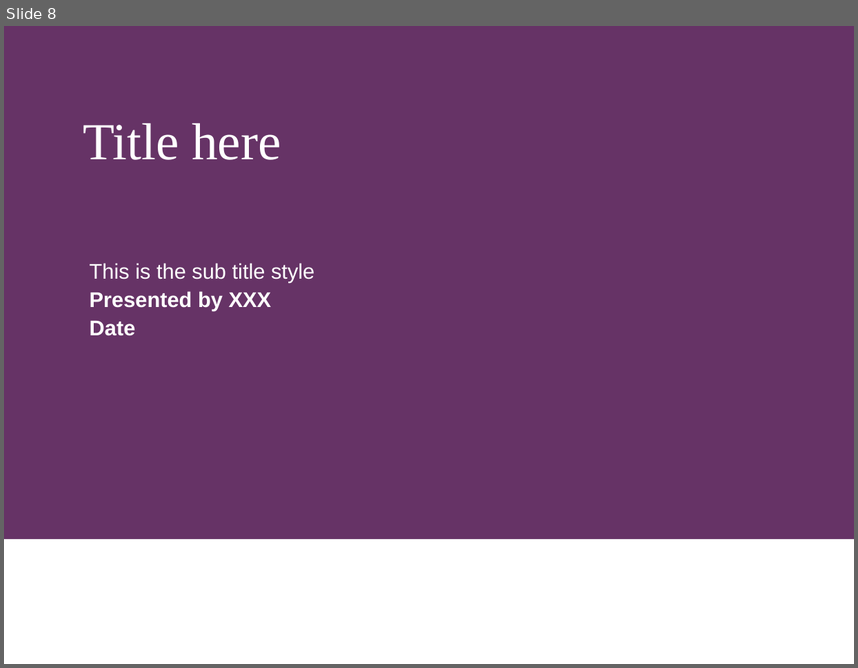
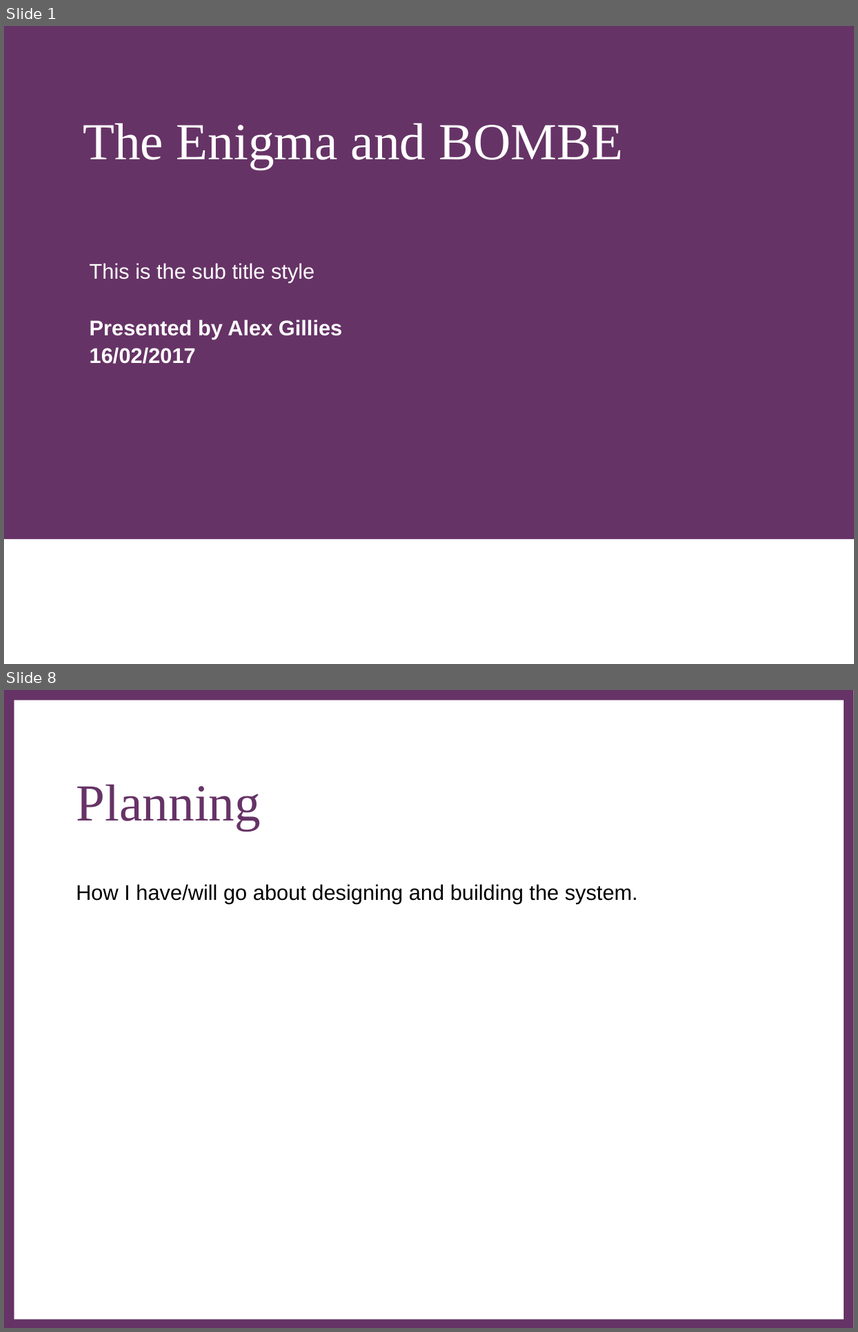
Before and after one commit to br3v1an5/Dissertation-Third-Year, a slide deck: DesignReport/1_PowerpointTemplate.ppt. Shown one above the other, each under a label of ours: slide 8 before the commit, slides 1 and 8 after it; the slides between them are not shown. The pictures are 858x668 and 858x1332 pixels, drawn with LibreOffice and Linux fonts; fonts in the diff are those of the drawing; background and template pictures are left out. Boxes give left, top, right and bottom in pixels: in the first picture for what was removed or moved away, otherwise in the second. Text is boxed around its words. In the diff, an @@ line names an element or a change of style, - is before the commit and + after.

```diff
--- a/DesignReport/1_PowerpointTemplate.ppt
+++ b/DesignReport/1_PowerpointTemplate.ppt
@@ slide 8 added at <box>4,690,854,1328</box>, background #FFFFFF @@
@@ rectangle added at <box>4,690,854,1328</box>, fill #663366, 24 pt, text #663366 @@
+∂
@@ rectangle added at <box>14,700,844,1319</box>, fill #FFFFFF @@
@@ title added at <box>76,784,261,830</box>, 44 pt, text #663366 @@
+Planning
@@ text added at <box>76,884,638,904</box>, 18 pt, text #000000 @@
+How I have/will go about designing and building the system.
@@ what was slide 8 is now slide 1 @@
@@ slide 1 changed as well @@
@@ title at <box>83,123,624,169</box>: text changed @@
-Title here
+The Enigma and BOMBE
@@ subtitle at <box>90,319,342,363</box>: text changed @@
-Presented by XXX
-Date
+Presented by Alex Gillies
+16/02/2017
```
Also in this commit, not shown: 8 other slides added, 8 slides removed, 1 other file.
